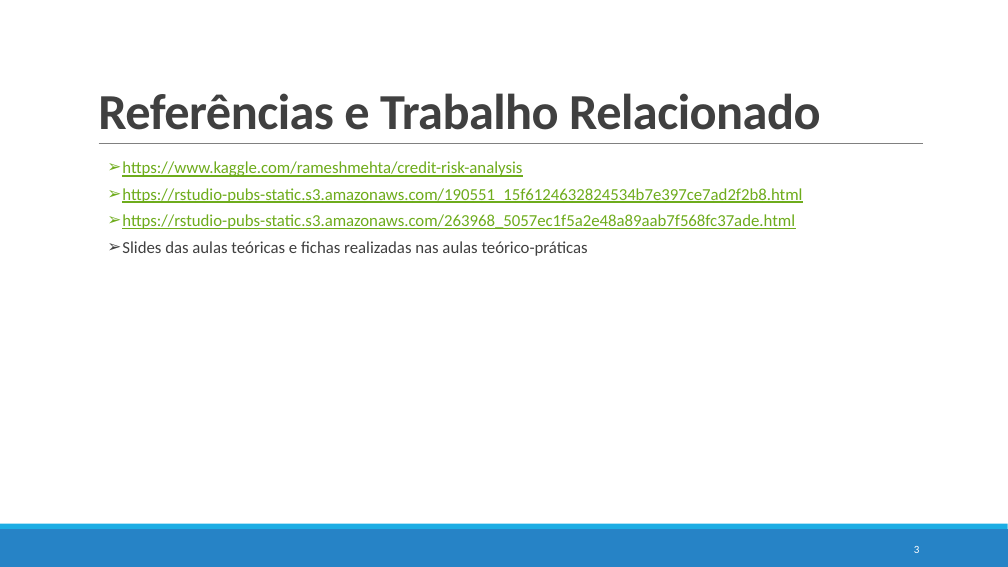
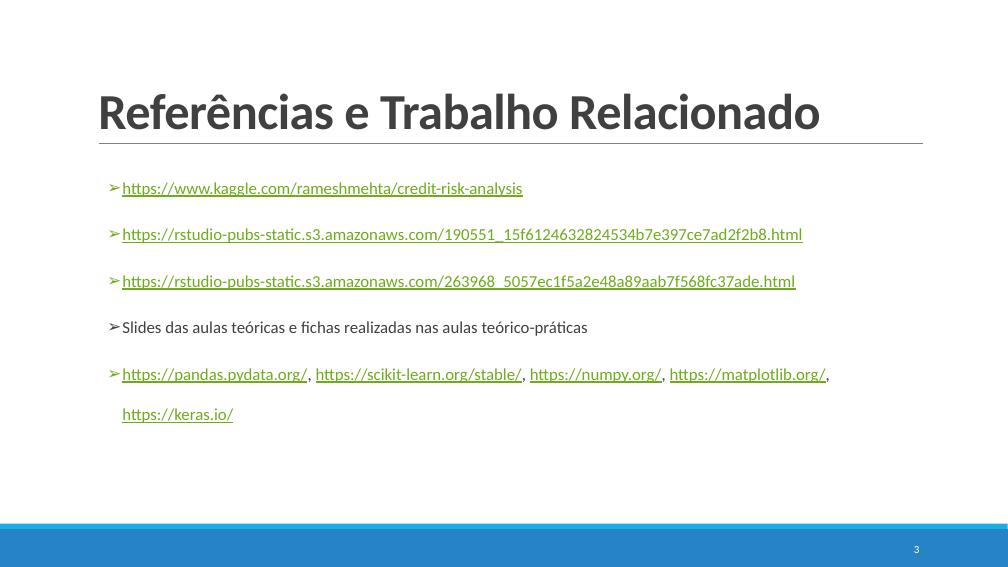
Before and after one commit to pedrovponte/IART-g39, a slide deck: slide 3 of proj2/docs/checkpoint.pptx. Drawn at 1008x567 pixels with LibreOffice and Linux fonts; fonts in the diff are those of the drawing. Boxes give left, top, right and bottom in pixels: in the first picture for what was removed or moved away, otherwise in the second. Text is boxed around its words. In the diff, an @@ line names an element or a change of style, - is before the commit and + after.

```diff
--- a/proj2/docs/checkpoint.pptx
+++ b/proj2/docs/checkpoint.pptx
@@ text at (122,182,802,336): line spacing 1 to 2 @@
@@ text at (122,368,830,423): paragraph added @@
+  ➢ https://pandas.pydata.org/, https://scikit-learn.org/stable/, https://numpy.org/, https://matplotlib.org/, https://keras.io/
```
Also in this commit, not shown: 1 other slide changed.
